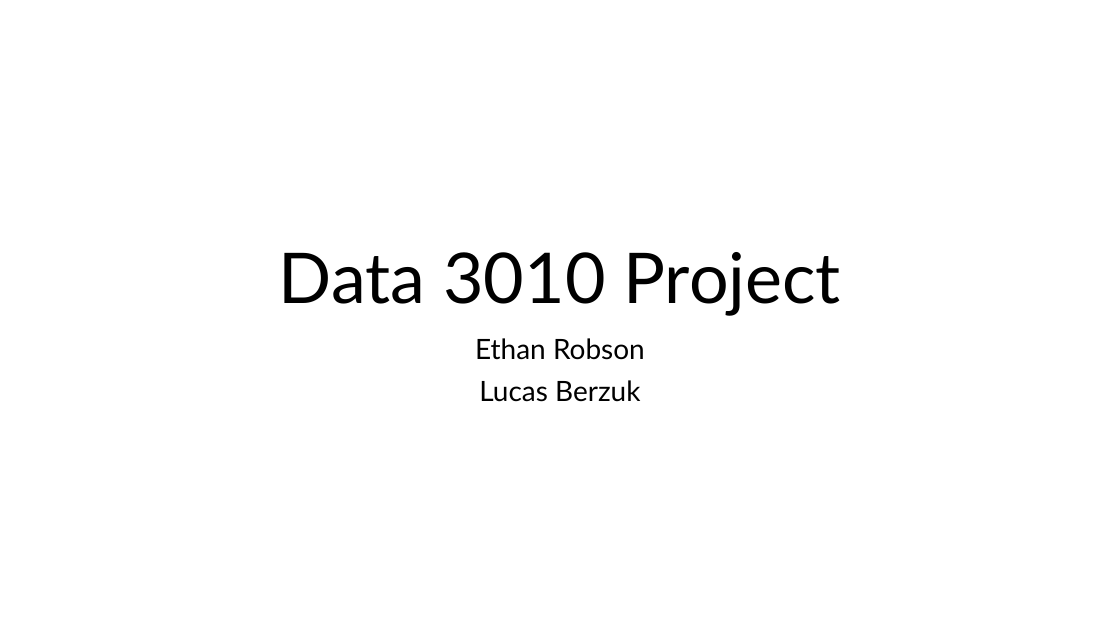
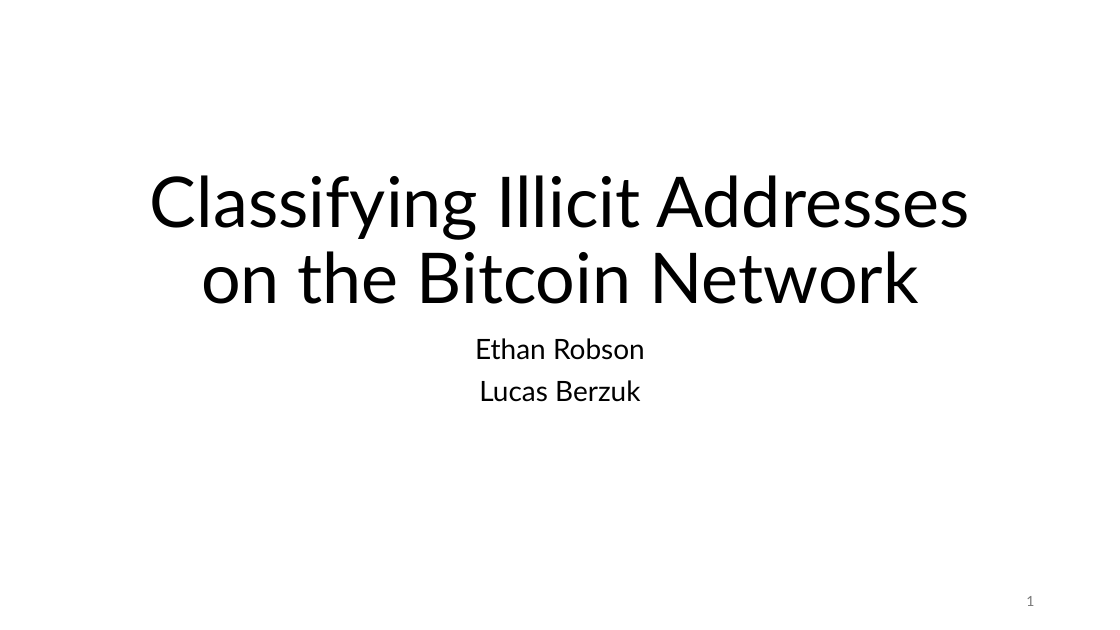
Before and after one commit to LucasBerzuk/DATA3010Project, a slide deck: slide 1 of Nov28_presentation.pptx. Drawn at 1120x630 pixels with LibreOffice and Linux fonts; fonts in the diff are those of the drawing. Boxes give left, top, right and bottom in pixels: in the first picture for what was removed or moved away, otherwise in the second. Text is boxed around its words. In the diff, an @@ line names an element or a change of style, - is before the commit and + after.

```diff
--- a/Nov28_presentation.pptx
+++ b/Nov28_presentation.pptx
@@ title at (150,175,970,304): text changed @@
-Data 3010 Project
+Classifying Illicit Addresses on the Bitcoin Network
@@ page number added at (1026,596,1034,606), 12 pt, text #797979 @@
+1
```
Also in this commit, not shown: 4 other slides changed, 7 slides added, 3 slides removed, 1 other file.
